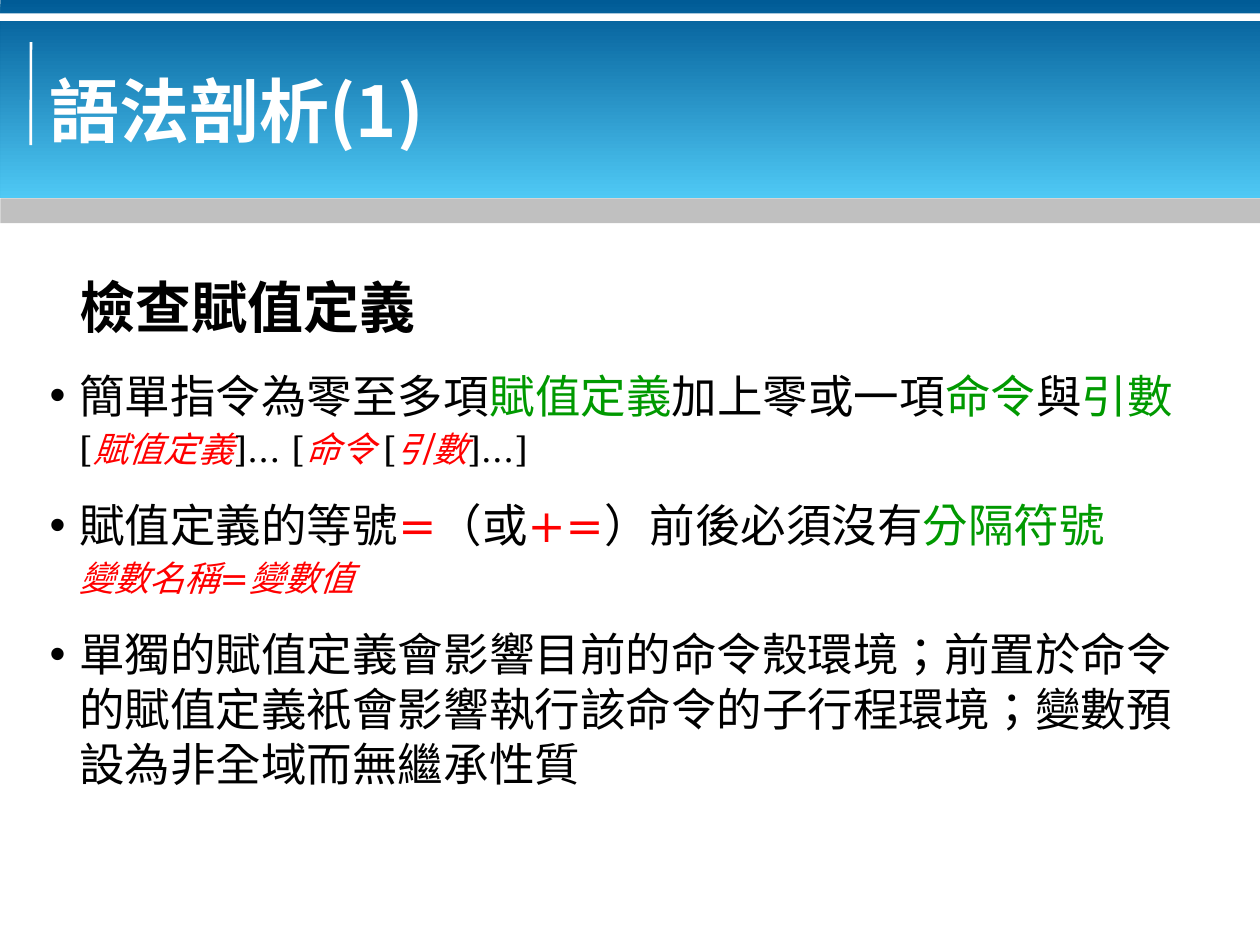
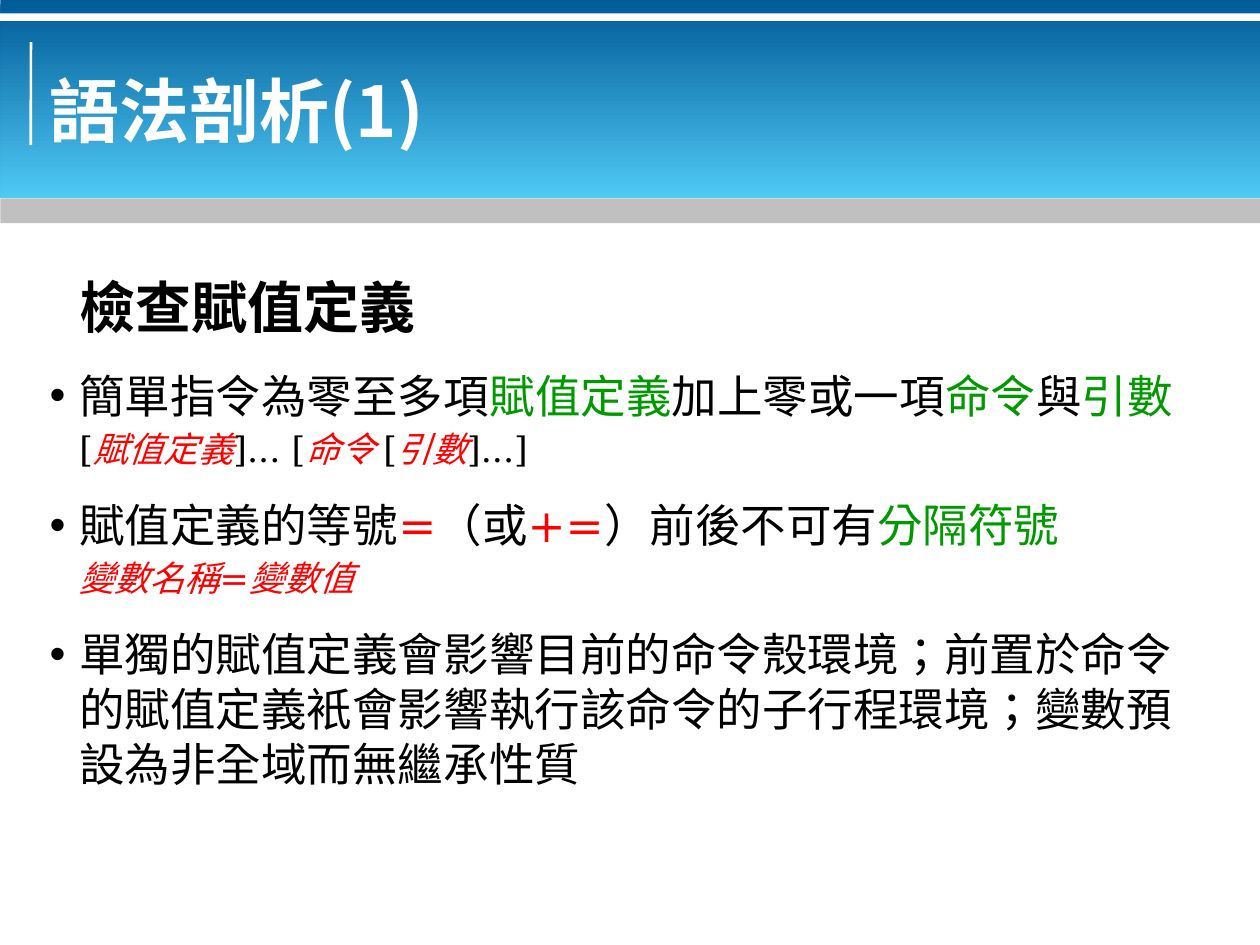
Before and after one commit to bluebat/.presentations, a slide deck: slide 7 of bash-basics.odp. Drawn at 1260x945 pixels with LibreOffice and Linux fonts; fonts in the diff are those of the drawing; background and template pictures are left out. Boxes give left, top, right and bottom in pixels: in the first picture for what was removed or moved away, otherwise in the second. Text is boxed around its words. In the diff, an @@ line names an element or a change of style, - is before the commit and + after.

```diff
--- a/bash-basics.odp
+++ b/bash-basics.odp
@@ text at (x1=79, y1=503, x2=1059, y2=547): text changed @@
-• 賦值定義的等號=（或+=）前後必須沒有分隔符號
+• 賦值定義的等號=（或+=）前後不可有分隔符號
```
Also in this commit, not shown: 4 other slides changed.
